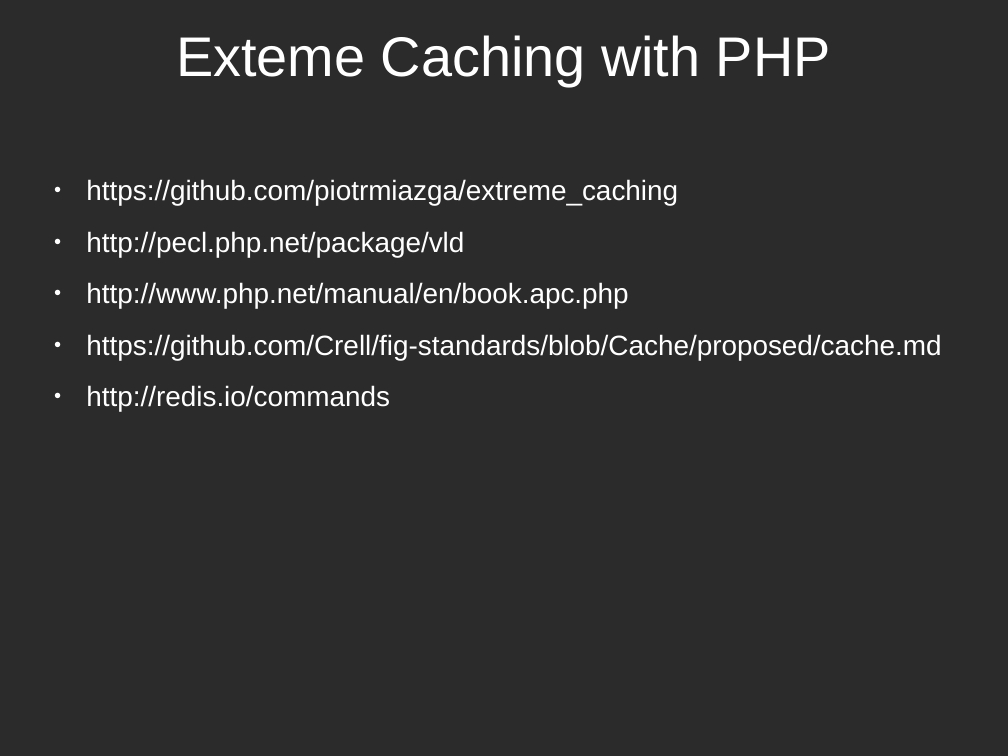
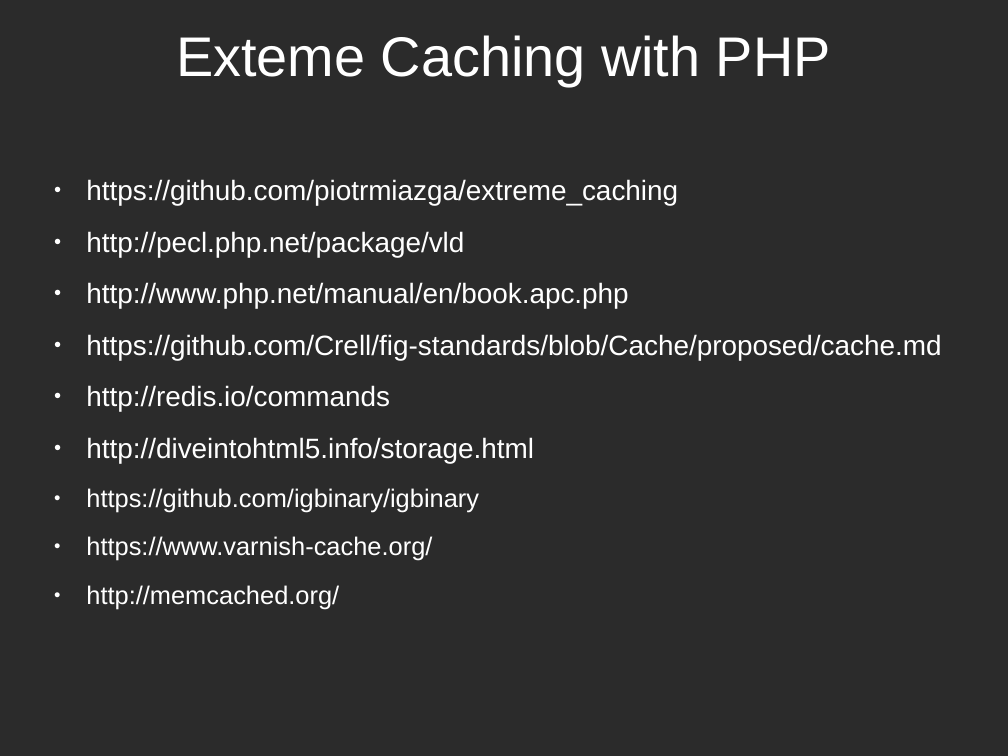
Before and after one commit to piotrmiazga/extreme_caching, a slide deck: slide 60 of presentation.odp (slide 48 before the commit). Drawn at 1008x756 pixels with LibreOffice and Linux fonts; fonts in the diff are those of the drawing; background and template pictures are left out; a plain dark background stands for a picture behind light text. Boxes give left, top, right and bottom in pixels: in the first picture for what was removed or moved away, otherwise in the second. Text is boxed around its words. In the diff, an @@ line names an element or a change of style, - is before the commit and + after.

```diff
--- a/presentation.odp
+++ b/presentation.odp
@@ text at <box>86,437,534,609</box>: paragraphs added @@
+● http://diveintohtml5.info/storage.html
+● https://github.com/igbinary/igbinary
+● https://www.varnish-cache.org/
+● http://memcached.org/
```
Also in this commit, not shown: 28 other slides changed, 12 slides added, 5 other files.
